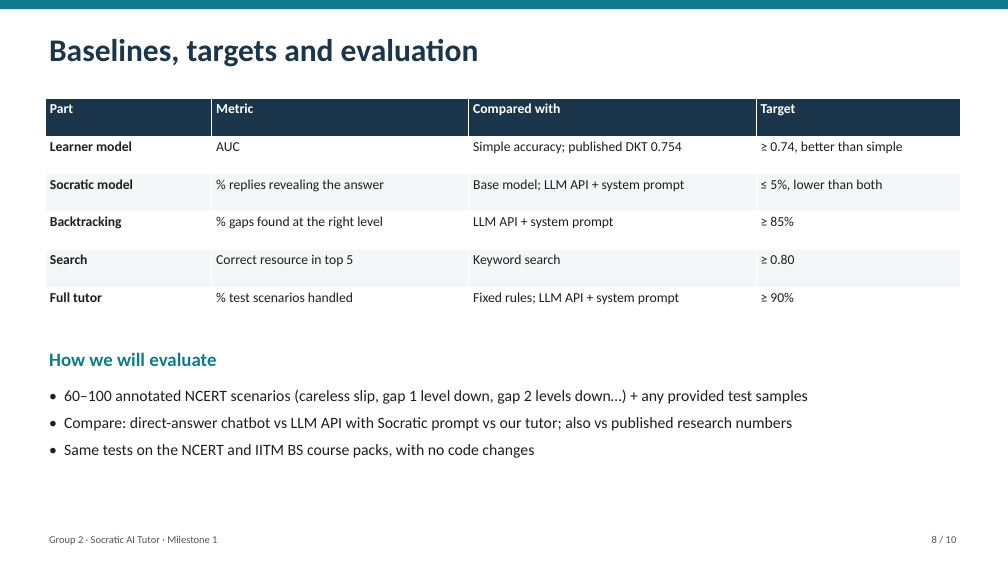
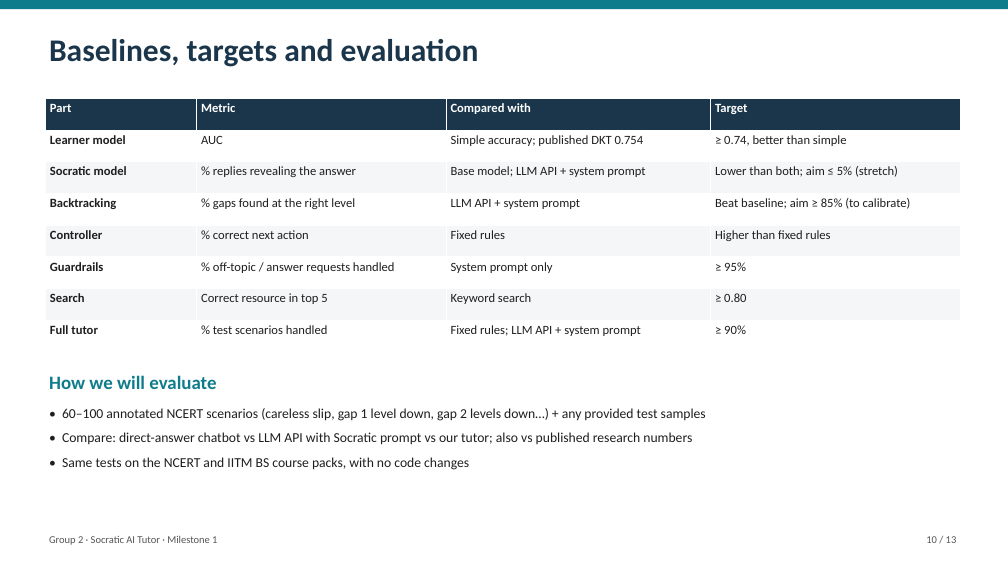
Before and after one commit to Hariomkr147/Group-2-DS-and-AI-Lab-Project, a slide deck: slide 10 of docs/milestone-1/Milestone1_Presentation.pptx (slide 8 before the commit). Drawn at 1008x567 pixels with LibreOffice and Linux fonts; fonts in the diff are those of the drawing. Boxes give left, top, right and bottom in pixels: in the first picture for what was removed or moved away, otherwise in the second. Text is boxed around its words. In the diff, an @@ line names an element or a change of style, - is before the commit and + after.

```diff
--- a/docs/milestone-1/Milestone1_Presentation.pptx
+++ b/docs/milestone-1/Milestone1_Presentation.pptx
@@ table at bbox=[45, 98, 960, 352] @@
-row 3: Socratic model | % replies revealing the answer | Base model; LLM API + system prompt | ≤ 5%, lower than both
-row 4: Backtracking | % gaps found at the right level | LLM API + system prompt | ≥ 85%
+row 3: Socratic model | % replies revealing the answer | Base model; LLM API + system prompt | Lower than both; aim ≤ 5% (stretch)
+row 4: Backtracking | % gaps found at the right level | LLM API + system prompt | Beat baseline; aim ≥ 85% (to calibrate)
+row 5: Controller | % correct next action | Fixed rules | Higher than fixed rules
+row 6: Guardrails | % off-topic / answer requests handled | System prompt only | ≥ 95%
@@ text "How we will evaluate": place and size @@
-text "How we will evaluate" at bbox=[49, 352, 216, 366]
+text "How we will evaluate" at bbox=[49, 375, 216, 389]
@@ text "• 60–100 annotated NCERT scenarios ...": place and size @@
-text "• 60–100 annotated NCERT scenarios ..." at bbox=[64, 389, 808, 458]
+text "• 60–100 annotated NCERT scenarios ..." at bbox=[62, 408, 706, 470]
@@ text "• 60–100 annotated NCERT scenarios ..." at bbox=[62, 408, 706, 470]: size 15 to 13 pt @@
@@ text at bbox=[926, 536, 957, 543]: text changed @@
-8 / 10
+10 / 13
```
Also in this commit, not shown: 8 other slides changed, 3 slides added, 4 other files.
